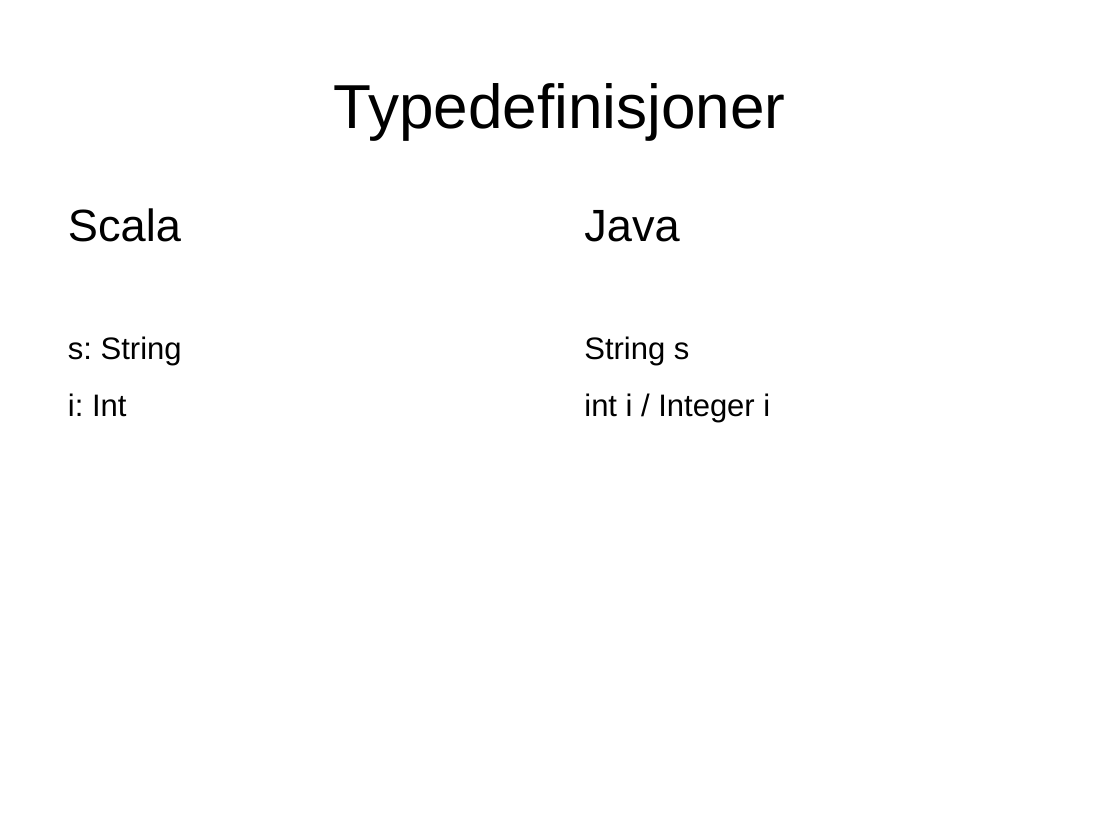
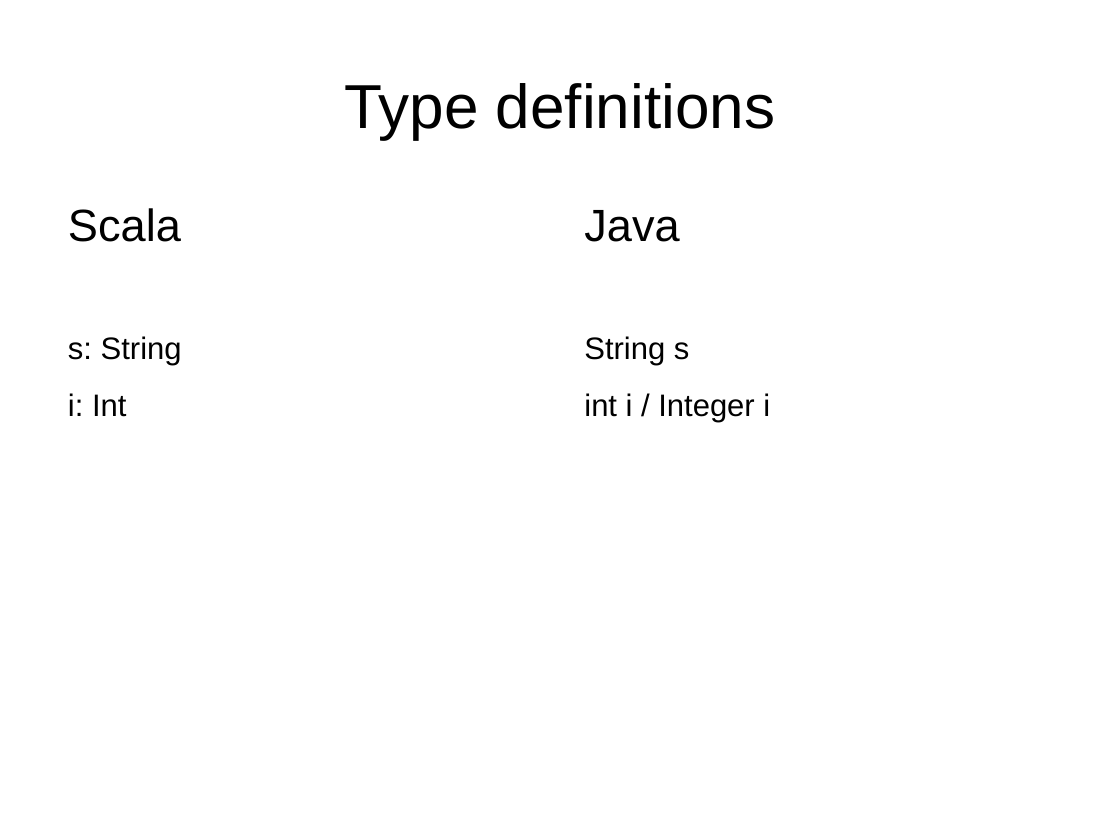
Before and after one commit to javaBin/scala-training-slides, a slide deck: slide 3 of 1.2 - scala basics.odp. Drawn at 1120x840 pixels with LibreOffice and Linux fonts; fonts in the diff are those of the drawing; background and template pictures are left out. Boxes give left, top, right and bottom in pixels: in the first picture for what was removed or moved away, otherwise in the second. Text is boxed around its words. In the diff, an @@ line names an element or a change of style, - is before the commit and + after.

```diff
--- a/1.2 - scala basics.odp
+++ b/1.2 - scala basics.odp
@@ title at <box>344,83,775,139</box>: text changed @@
-Typedefinisjoner
+Type definitions
```
Also in this commit, not shown: 11 other slides changed, 1 slide added, 1 slide removed.
